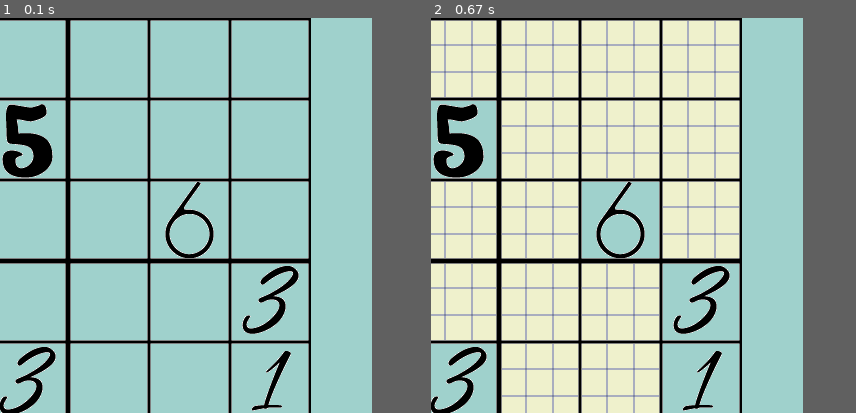
Above: before the commit, frames 1-2 (left to right).
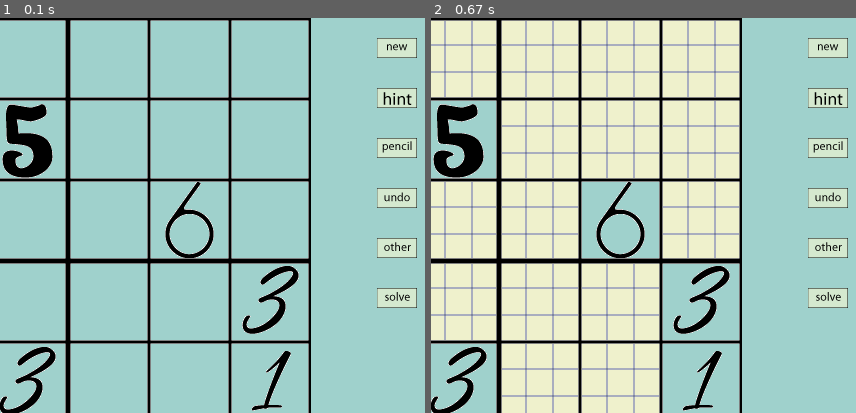
Above: after the commit, the same moments.

Repository: MAOneill/pygame-sudoku
Game: pygame game, started from pygame_soduko.py
The game is run twice, just before and just after one commit, with the same random seed, the same clock (stepped at 60 frames per second) and the same inputs.
Inputs:
- Up to frame 1 (0.1 s): no input
- Up to frame 2 (0.67 s): hold P from 0.33 s (still down)
The pictures show only the part of the screen within x 49-99%, y 0-50%; the shares and areas given below are measured in that part.
In our replay, the window is 790x790 before the commit and 850x790 after it. These sizes can differ from the game's own. Grey fills any space a smaller window leaves; there, only what the larger window draws over its background counts as a difference.

The runs differ from the first frame. In frame 1, 2.9% of the frame differs, in the area x 88-99%, y 5-74%; in frame 2, 2.9%.

Commit message:
added non functional buttons

Diff:
--- a/pygame_soduko.py
+++ b/pygame_soduko.py
@@ -13,8 +13,6 @@
         self.image = pygame.image.load('numbers/pencil_marks_27.png' ).convert_alpha()
         self.xpos = x + ((tinycell-1) //3) * 27
         self.ypos = y + ((tinycell-1) % 3) * 27
-
-
 
 class Cell():
     #define the playing cell.  there are 81 of these in an 9x9 soduko board
@@ -130,11 +128,10 @@
         print (" ") #new line
         print("----"*9 + "-") #separator lines and bottom border
 
-
 def main():
 
     # declare the size of the canvas
-    width = 790
+    width = 850
     height = 790
 
     blue_color = (97, 159, 182)  #background color
@@ -158,7 +155,13 @@
     # Game initialization
     grid_image = pygame.image.load('numbers/big_grid_lines.png').convert_alpha()
     pencil_grid_image = pygame.image.load('numbers/litte_grid_lines.png').convert_alpha()
-
+    #buttons
+    other_button_image = pygame.image.load('numbers/other_button.png').convert_alpha()
+    pencil_button_image = pygame.image.load('numbers/pencil_button.png').convert_alpha()
+    solve_button_image = pygame.image.load('numbers/solve_button.png').convert_alpha()
+    new_button_image = pygame.image.load('numbers/new_button.png').convert_alpha()
+    undo_button_image = pygame.image.load('numbers/undo_button.png').convert_alpha()
+    hint_button_image = pygame.image.load('numbers/hint_button.png').convert_alpha()
 
     #create data
     #do this after you set images, although I guess this could be done inside..
@@ -220,9 +223,10 @@
                 #pressing P toggles between pencil mode or not
                 if entry == 112:     #this is for P for pencil
                     pencil = not pencil
-                # if entry ==
-
-                if screen_clicked == True:      #we are in the solving state and a key has been pressed
+
+                #if
+                 #we are in the solving state and a key has been pressed
+                if screen_clicked == True and pencil == False:
                     choices = {49:1,50:2,51:3,52:4,53:5,54:6,55:7,56:8,59:9}
                     number = choices.get(entry, None)
                     if number != None:      #it got a value number
@@ -273,14 +277,9 @@
         # screen.blit(pencil_image9, (600,600))
 
 
-        # font = pygame.font.Font(None, 25)
-        # text_new = font.render('Enter a number from 1 t0 9', True, (red_color))
         # update the message_text
         screen.blit(message_text, (3,731))
 
-            # pygame_popup_window()
-            # value = input()
-            # print(value)
 
         #general message...add press P for pencil??
         font = pygame.font.Font(None, 25)
@@ -289,13 +288,17 @@
         screen.blit(gen_text, (3, 750))
         screen.blit(gen_text2, (3, 765))
 
-
-        # pygame.display.update()
-
-
-        pygame.display.update()
-
-        clock.tick(60)
+        #display menu buttons
+        screen.blit(new_button_image, (795,20))
+        screen.blit(hint_button_image, (795,70))
+        screen.blit(pencil_button_image, (795,120))
+        screen.blit(undo_button_image, (795,170))
+        screen.blit(other_button_image, (795,220))
+        screen.blit(solve_button_image, (795,270))
+
+        pygame.display.update()     #internal function
+
+        clock.tick(600)  #this was 50
 
     pygame.quit()
 
Binary file added: numbers/hint_button.png
Binary file added: numbers/new_button.png
Binary file added: numbers/other_button.png
Binary file added: numbers/pencil_button.png
Binary file added: numbers/solve_button.png
Binary file added: numbers/undo_button.png
